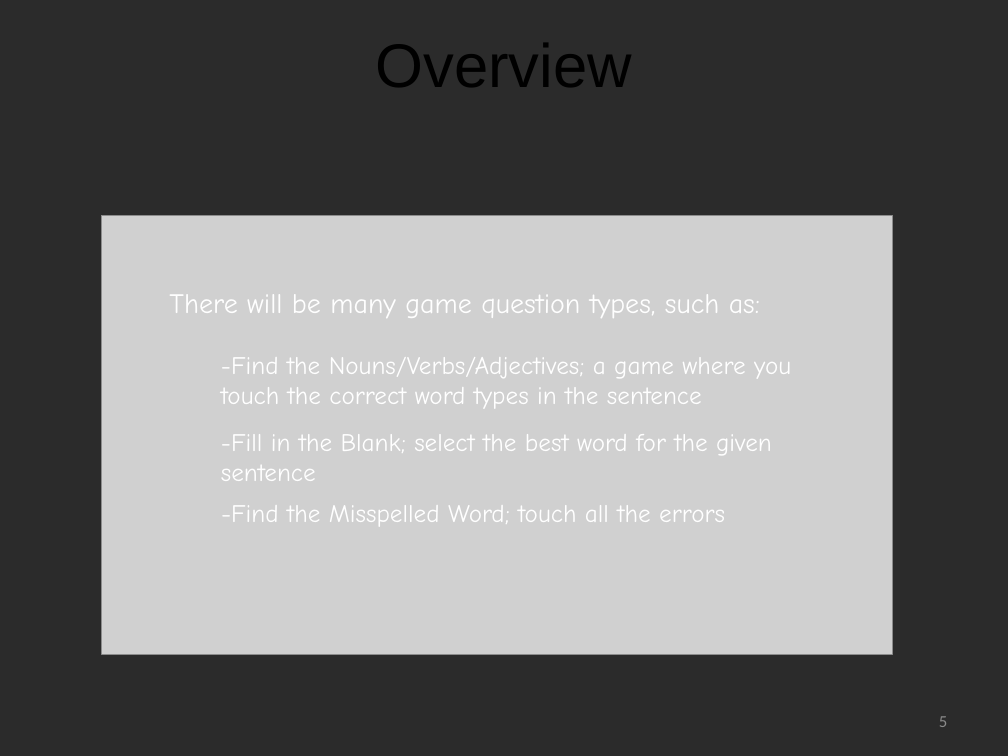
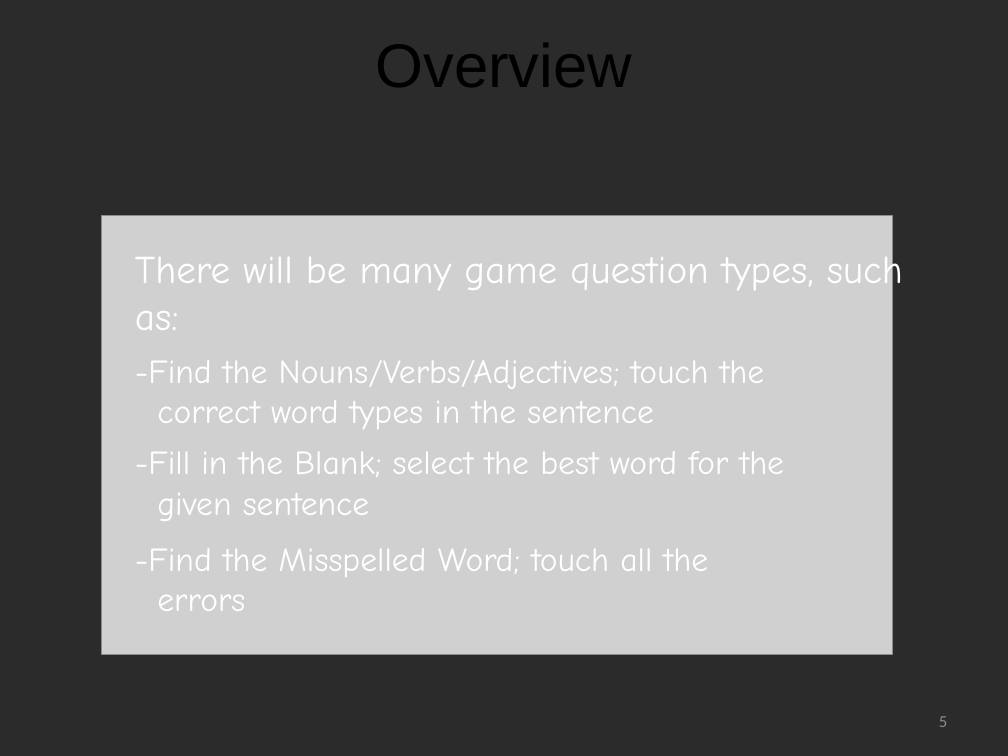
Before and after one commit to coolcatco888/cmpt275group11, a slide deck: slide 5 of documents/presentation1/Presentation1.pptx. Drawn at 1008x756 pixels with LibreOffice and Linux fonts; fonts in the diff are those of the drawing; grey boxes stand for pictures; background and template pictures are left out; a plain dark background stands for a picture behind light text. Boxes give left, top, right and bottom in pixels: in the first picture for what was removed or moved away, otherwise in the second. Text is boxed around its words. In the diff, an @@ line names an element or a change of style, - is before the commit and + after.

```diff
--- a/documents/presentation1/Presentation1.pptx
+++ b/documents/presentation1/Presentation1.pptx
@@ text "There will be many game ...": place and size @@
-text "There will be many game ..." at [169, 294, 760, 318]
+text "There will be many game ..." at [135, 249, 903, 330]
@@ text "There will be many game ..." at [135, 249, 903, 330]: size 20 to 28 pt @@
@@ text at [135, 360, 764, 429]: text changed; size 18 to 24 pt @@
--Find the Nouns/Verbs/Adjectives; a game where you touch the correct word types in the sentence
+-Find the Nouns/Verbs/Adjectives; touch the
+correct word types in the sentence
@@ text at [135, 451, 784, 521]: text changed; size 18 to 24 pt @@
--Fill in the Blank; select the best word for the given sentence
+-Fill in the Blank; select the best word for the
+given sentence
@@ text at [135, 548, 708, 611]: text changed; size 18 to 24 pt @@
--Find the Misspelled Word; touch all the errors
+-Find the Misspelled Word; touch all the
+errors
```
Also in this commit, not shown: 10 other slides changed.
